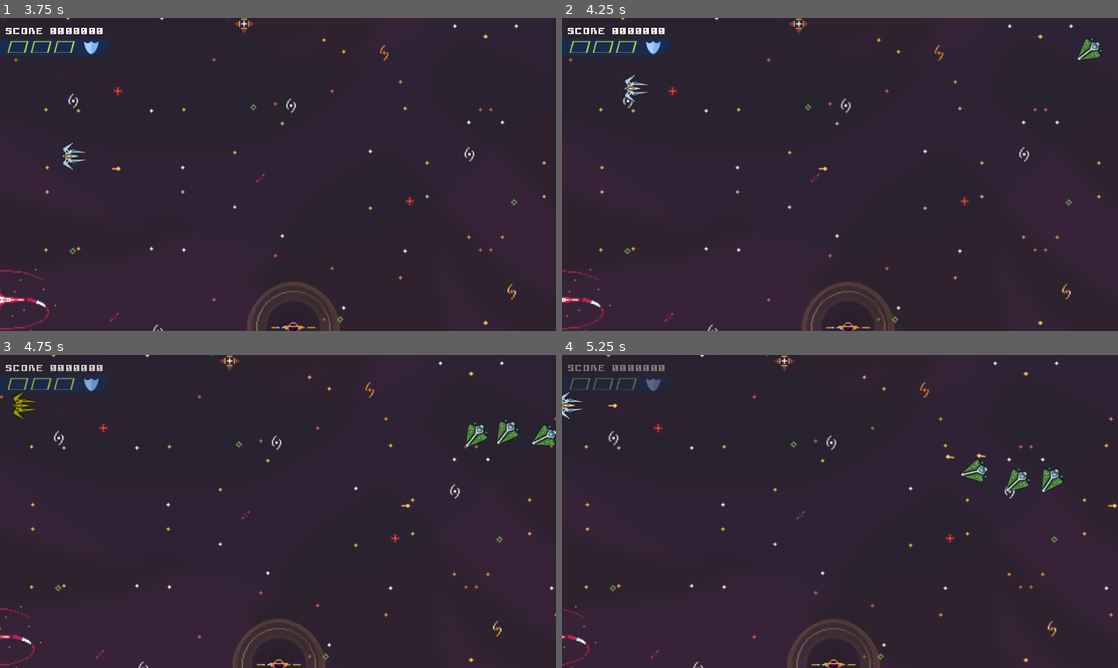
Above: before the commit, frames 1-4 (two rows, left to right).
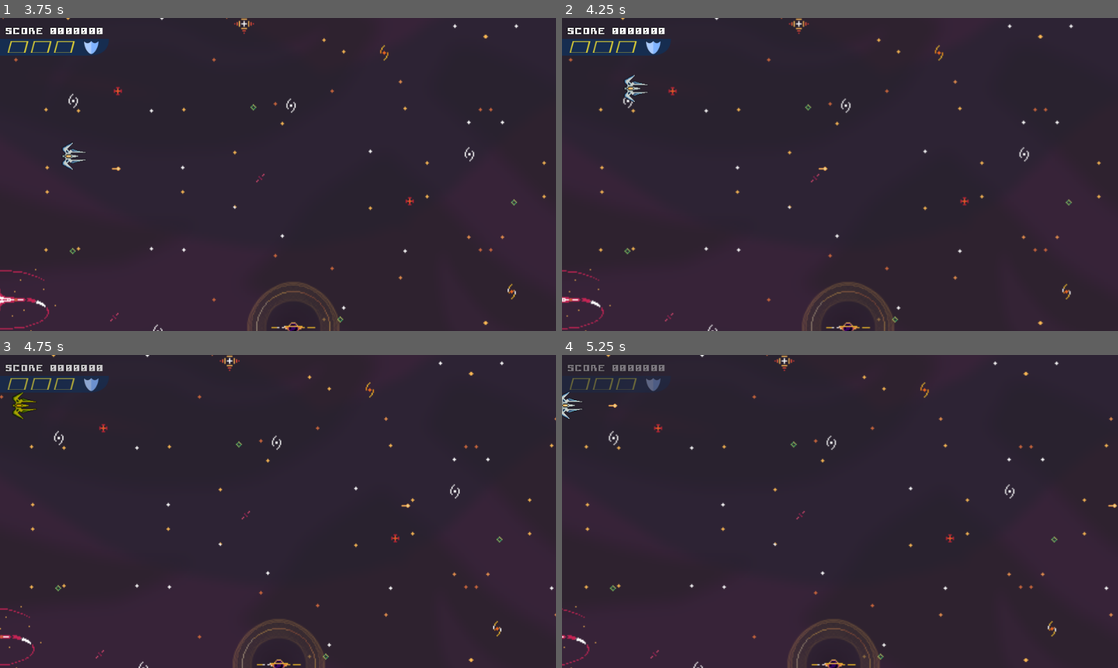
Above: after the commit, the same moments.

Repository: DfindWox/TGD---J2302
Game: Godot game, scene res://UI/splash.tscn
Two runs of this game, one before a commit and one after it. Both use one fixed random seed, a clock stepped at 60 frames per second and the inputs below.
Inputs:
- Up to frame 1 (3.75 s): tap Enter at 0.5 s; hold Right (ui_right) 0.53-1.28 s; tap E (Parry) at 0.6, 2.1 s; tap R (reset) at 1.25, 2 s; hold Down (ui_down) 1.28-2.03 s; tap Space (shoot) at 1.35, 3.6 s; hold Right (ui_right) 2.03-2.75 s; click "Start" at 2.75 s; hold Up (ui_up) from 3.53 s (still down)
- Up to frame 2 (4.25 s): keep holding Up (ui_up)
- Up to frame 3 (4.75 s): release Up (ui_up) at 4.28 s; hold Left (ui_left) from 4.28 s (still down); tap E (Parry) at 4.35 s
- Up to frame 4 (5.25 s): keep holding Left (ui_left); tap Space (shoot) at 5.1 s

Frame 1 is identical in both runs. In frame 2, 0.2% of the frame differs, in the area x 92-98%, y 6-14%; in frame 3, 0.5%; in frame 4, 0.6%, in the area x 69-91%, y 31-44%.

Commit message:
Modificação no base_enemy para loops do insólito

Diff:
--- a/Scripts/Classes/base_enemy.gd
+++ b/Scripts/Classes/base_enemy.gd
@@ -22,6 +22,7 @@
 
 var path: Path2D
 var path_follow: PathFollow2D
+var path_count := 0
 var entered_screen := false
 var bullet: PackedScene
 var hitbox_touch := []
@@ -77,11 +78,14 @@
 	if path != null:
 		path.queue_free()
 	if path_list.size() > 0:
-		path = path_list.pop_front().instantiate() as Path2D
+		path = path_list[path_count].instantiate() as Path2D
 		get_parent().add_child(path)
 		path.global_position = global_position
 		path_follow = path.get_node("PathFollow2D")
 		path_follow.rotates = rotate_with_path
+		path_count = posmod(path_count + 1, path_list.size())
+		if path_count == 0 and not loop_paths:
+			_remove()
 	else:
 		_remove()
 
